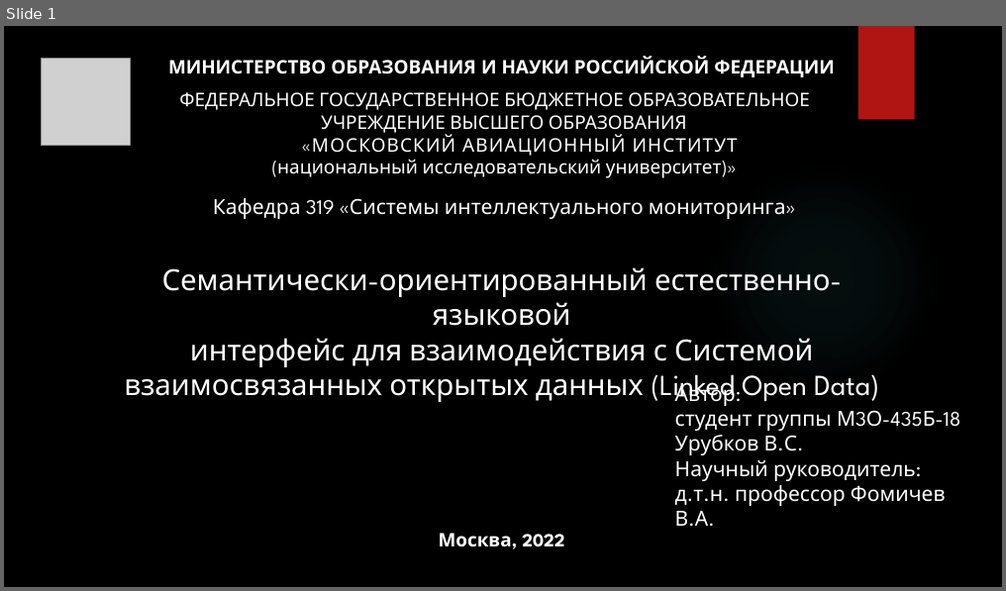
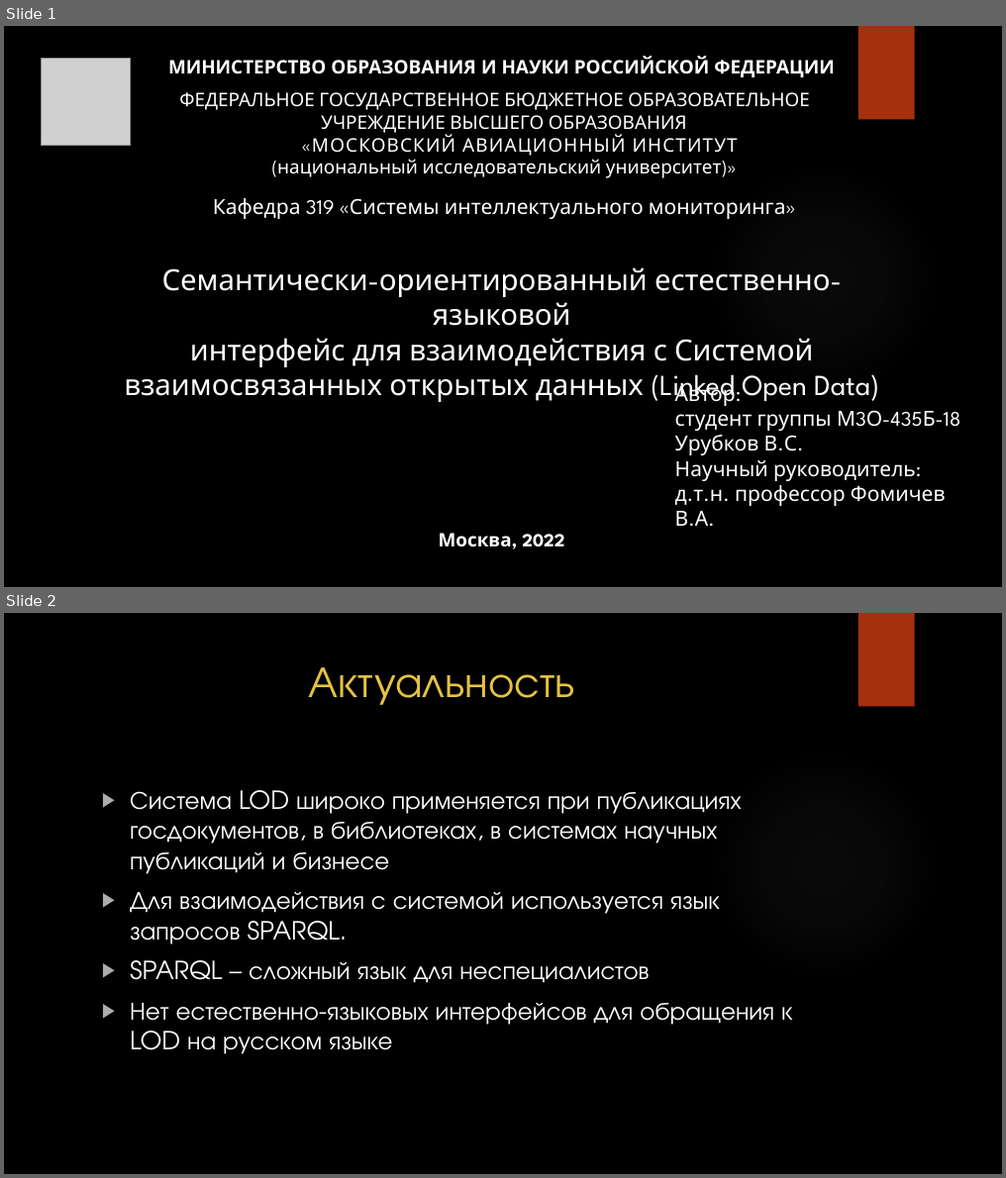
Before and after one commit to docNemo/diplom, a slide deck: Презентация/Принципы проектирования СОЕЯ интерфейсов.pptx. Shown one above the other, each under a label of ours: slide 1 before the commit, slides 1 and 2 after it. The pictures are 1006x591 and 1006x1178 pixels, drawn with LibreOffice and Linux fonts; fonts in the diff are those of the drawing; grey boxes stand for pictures; background and template pictures are left out. Boxes give left, top, right and bottom in pixels: in the first picture for what was removed or moved away, otherwise in the second. Text is boxed around its words. In the diff, an @@ line names an element or a change of style, - is before the commit and + after.

```diff
--- a/Презентация/Принципы проектирования СОЕЯ интерфейсов.pptx
+++ b/Презентация/Принципы проектирования СОЕЯ интерфейсов.pptx
@@ slide 2 added at <box>4,613,1002,1174</box>, background picture (left out); not listed: 2 template elements that a slide beside it also shows @@
@@ title added at <box>309,667,575,705</box>, 42 pt, text #E5C243 @@
+Актуальность
@@ text added at <box>130,790,793,1055</box>, 24 pt, text #FFFFFF @@
+▶ Система LOD широко применяется при публикациях госдокументов, в библиотеках, в системах научных публикаций и бизнесе
+▶ Для взаимодействия с системой используется язык запросов SPARQL.
+▶ SPARQL – сложный язык для неспециалистов
+▶ Нет естественно-языковых интерфейсов для обращения к LOD на русском языке
@@ slide 1 changed as well @@
@@ rectangle at <box>858,26,915,120</box>: fill #B01513 to #A5300F @@
```
Also in this commit, not shown: 21 other slides changed, 5 other slides added, 5 slides removed, 15 other files.
